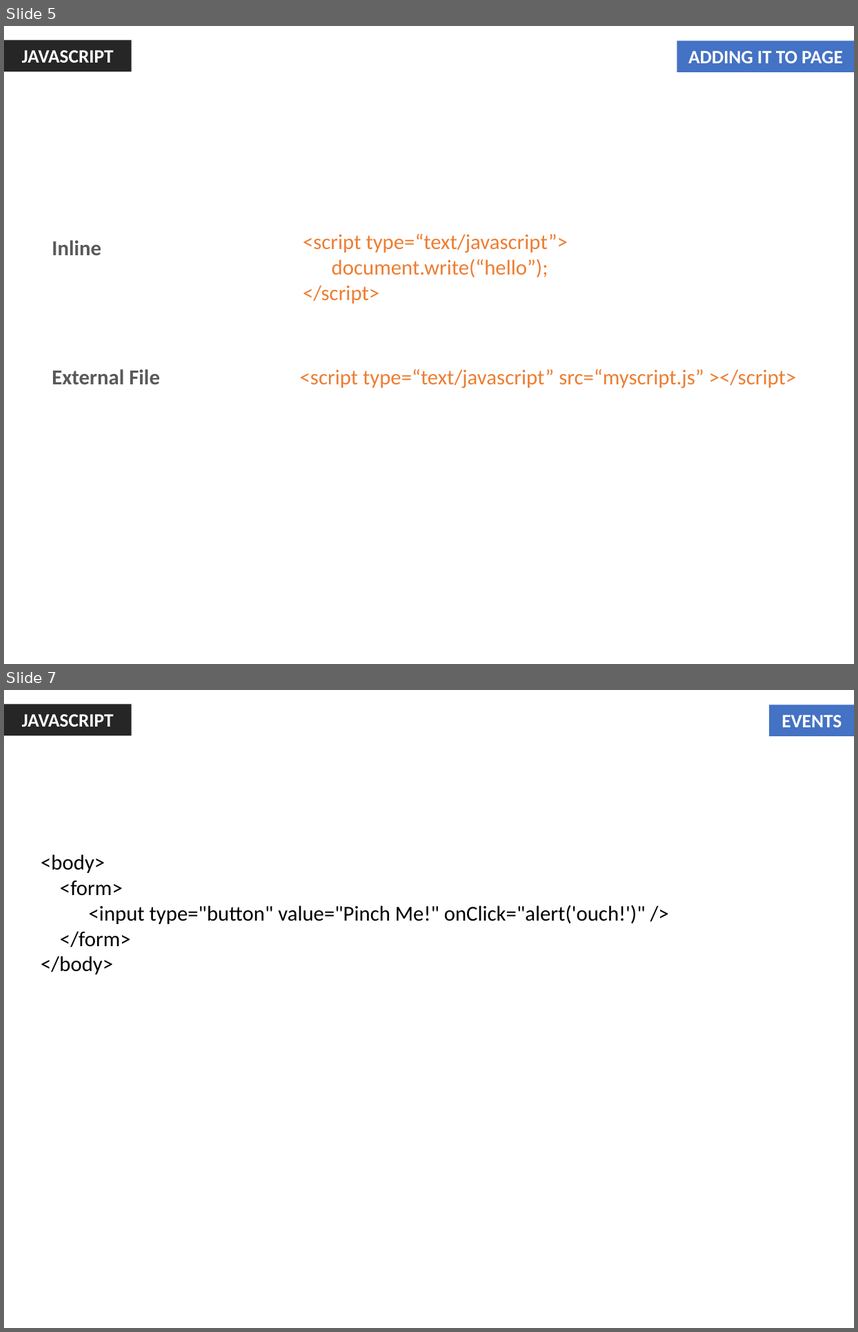
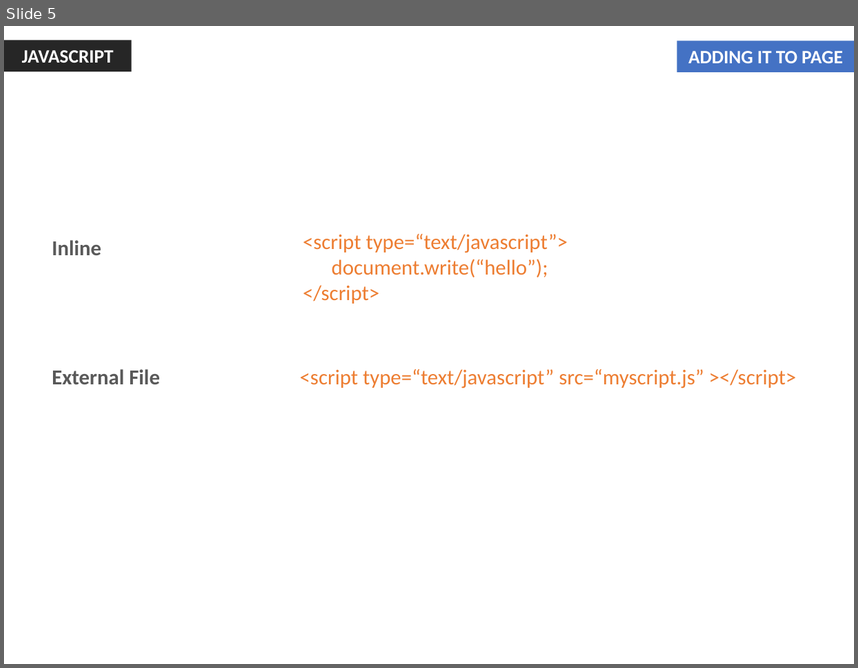
Before and after one commit to jharohit/web-fundamentals-course, a slide deck: Session III - Javascript/Session III - Javascript.pptx. Shown one above the other, each under a label of ours: slides 5 and 7 before the commit, slide 5 after it; the slides between them are not shown. The pictures are 858x1332 and 858x668 pixels, drawn with LibreOffice and Linux fonts; fonts in the diff are those of the drawing. Boxes give left, top, right and bottom in pixels: in the first picture for what was removed or moved away, otherwise in the second. Text is boxed around its words. In the diff, an @@ line names an element or a change of style, - is before the commit and + after.

```diff
--- a/Session III - Javascript/Session III - Javascript.pptx
+++ b/Session III - Javascript/Session III - Javascript.pptx
@@ slide 7 removed at bbox=[4, 690, 854, 1328], background #FFFFFF @@
@@ rectangle removed at bbox=[4, 704, 132, 736] @@
-JAVASCRIPT
@@ rectangle removed at bbox=[769, 704, 854, 736] @@
-EVENTS
@@ text removed at bbox=[41, 854, 646, 974] @@
-<body>
-<form>
-<input type="button" value="Pinch Me!" onClick="alert('ouch!')" />
-</form>
-</body>
```
Also in this commit, not shown: 2 slides changed, 5 slides added, 1 other file.
